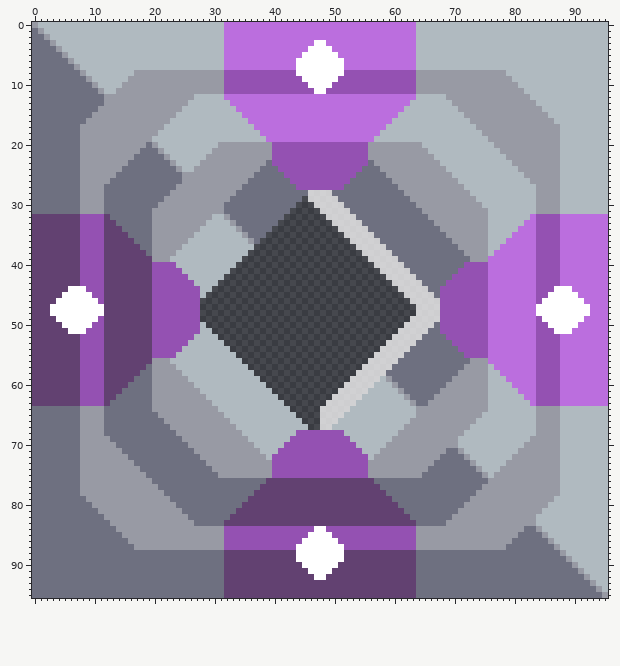
Sprite sheet -- sprites/blocks/thaumium-generator.png. The first picture shows the starting point.
The file is 96x96 pixels.
After the commit:
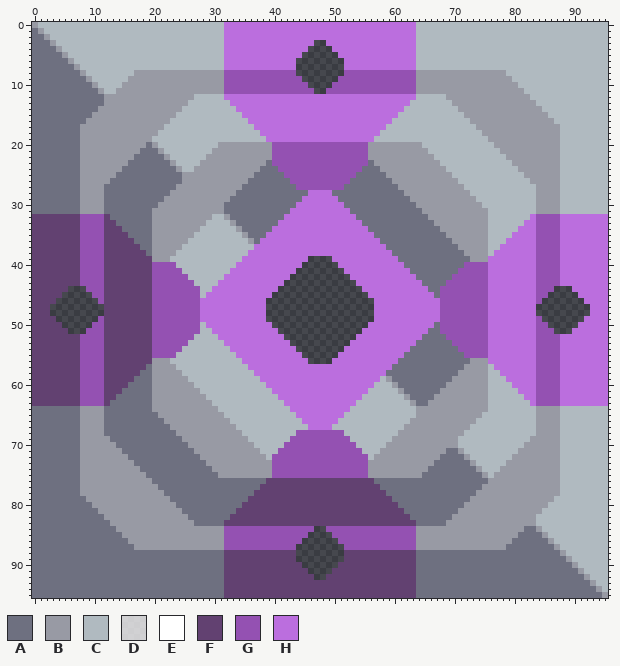
Palette (. is transparent): A #6e7080  B #989aa4  C #b0bac0  D #ffffffbf  E #ffffff  F #624171  G #9451b2  H #bb6ede
The exact change:
Colour H now appears in row 29 at x 45; in row 30 at x 44 to 46; in row 31 at x 43 to 47; in row 32 at x 42 to 48; in row 33 at x 41 to 49; in row 34 at x 40 to 50.
Colour H now appears in row 35 at x 39 to 51; in row 36 at x 38 to 52; in row 37 at x 37 to 53; in row 38 at x 36 to 54; in row 39 at x 35 to 45 and 50 to 55; in row 40 at x 34 to 44 and 51 to 56.
Colour H now appears in row 41 at x 33 to 43 and 52 to 57; in row 42 at x 32 to 42 and 53 to 58; in row 43 at x 31 to 41 and 54 to 59; in row 44 at x 30 to 40 and 55 to 60; in row 45 at x 29 to 39 and 56 to 61; in row 46 at x 28 to 38 and 57 to 62.
Colour H now appears in rows 47 to 48 at x 28 to 38 and 57 to 63; in row 49 at x 28 to 38 and 57 to 62; in row 50 at x 29 to 39 and 56 to 61; in row 51 at x 30 to 40 and 55 to 60; in row 52 at x 31 to 41 and 54 to 59; in row 53 at x 32 to 42 and 53 to 58.
Colour H now appears in row 54 at x 33 to 43 and 52 to 57; in row 55 at x 34 to 44 and 51 to 56; in row 56 at x 35 to 45 and 50 to 55; in row 57 at x 36 to 54; in row 58 at x 37 to 53; in row 59 at x 38 to 52.
Colour H now appears in row 60 at x 39 to 51; in row 61 at x 40 to 50; in row 62 at x 41 to 49; in row 63 at x 42 to 48; in row 64 at x 43 to 47; in row 65 at x 44 to 47.
Colour H now appears in row 66 at x 45 to 47; in row 67 at x 46 to 47.
The author changed colour D to colour H in row 28 at x 46 to 49; in row 29 at x 46 to 50; in row 30 at x 47 to 51; in row 31 at x 48 to 52; in row 32 at x 49 to 53; in row 33 at x 50 to 54.
The author changed colour D to colour H in row 34 at x 51 to 55; in row 35 at x 52 to 56; in row 36 at x 53 to 57; in row 37 at x 54 to 58; in row 38 at x 55 to 59; in row 39 at x 56 to 60.
The author changed colour D to colour H in row 40 at x 57 to 61; in row 41 at x 58 to 62; in row 42 at x 59 to 63; in row 43 at x 60 to 64; in row 44 at x 61 to 65; in row 45 at x 62 to 66.
The author changed colour D to colour H in row 46 at x 63 to 67; in rows 47 to 48 at x 64 to 67; in row 49 at x 63 to 67; in row 50 at x 62 to 66; in row 51 at x 61 to 65; in row 52 at x 60 to 64.
The author changed colour D to colour H in row 53 at x 59 to 63; in row 54 at x 58 to 62; in row 55 at x 57 to 61; in row 56 at x 56 to 60; in row 57 at x 55 to 59; in row 58 at x 54 to 58.
The author changed colour D to colour H in row 59 at x 53 to 57; in row 60 at x 52 to 56; in row 61 at x 51 to 55; in row 62 at x 50 to 54; in row 63 at x 49 to 53; in row 64 at x 48 to 52.
The author changed colour D to colour H in row 65 at x 48 to 51; in row 66 at x 48 to 50; in row 67 at x 48 to 49.
Colour E is gone in row 3 at x 47 to 48; in row 4 at x 46 to 49; in row 5 at x 45 to 50; in rows 6 to 8 at x 44 to 51; in row 9 at x 45 to 50; in row 10 at x 46 to 49.
Colour E is gone in row 11 at x 47 to 48; in row 44 at x 6 to 8 and 87 to 89; in row 45 at x 5 to 9 and 86 to 90; in row 46 at x 4 to 10 and 85 to 91; in rows 47 to 48 at x 3 to 11 and 84 to 92; in row 49 at x 4 to 10 and 85 to 91.
Colour E is gone in row 50 at x 5 to 9 and 86 to 90; in row 51 at x 6 to 8 and 87 to 89; in row 84 at x 47 to 48; in row 85 at x 46 to 49; in row 86 at x 45 to 50; in rows 87 to 89 at x 44 to 51.
Colour E is gone in row 90 at x 45 to 50; in row 91 at x 46 to 49; in row 92 at x 47 to 48.
Boxes around the changes in both pictures, in picture pixels (x1, y1, x2, y2):
erased: (296, 40, 344, 94)
changed: (200, 190, 440, 430)
erased: (50, 286, 104, 334)
erased: (536, 286, 590, 334)
erased: (296, 526, 344, 580)
